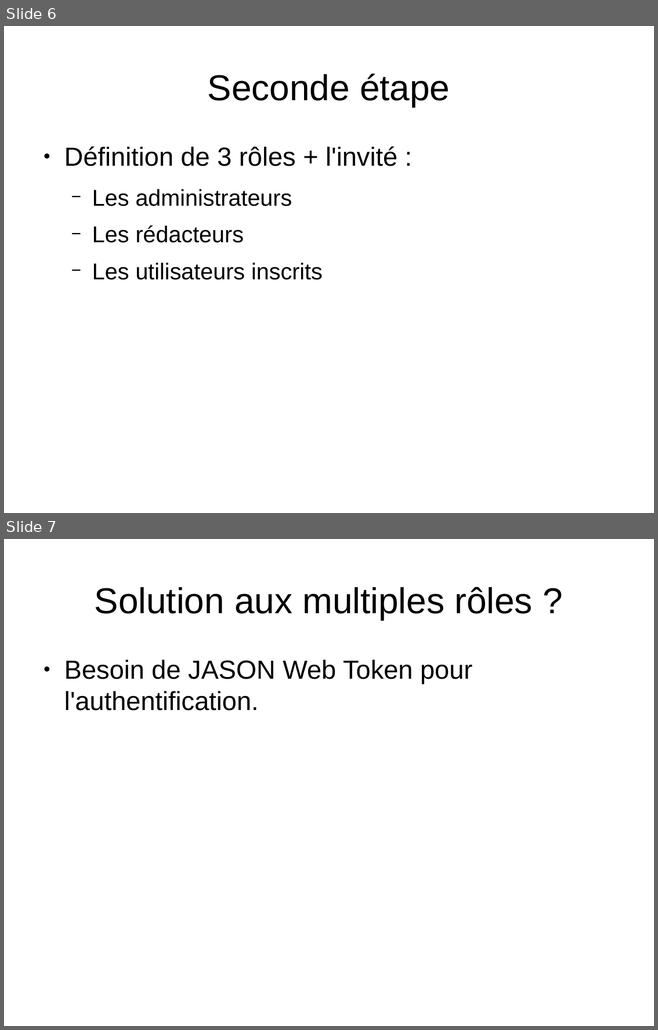
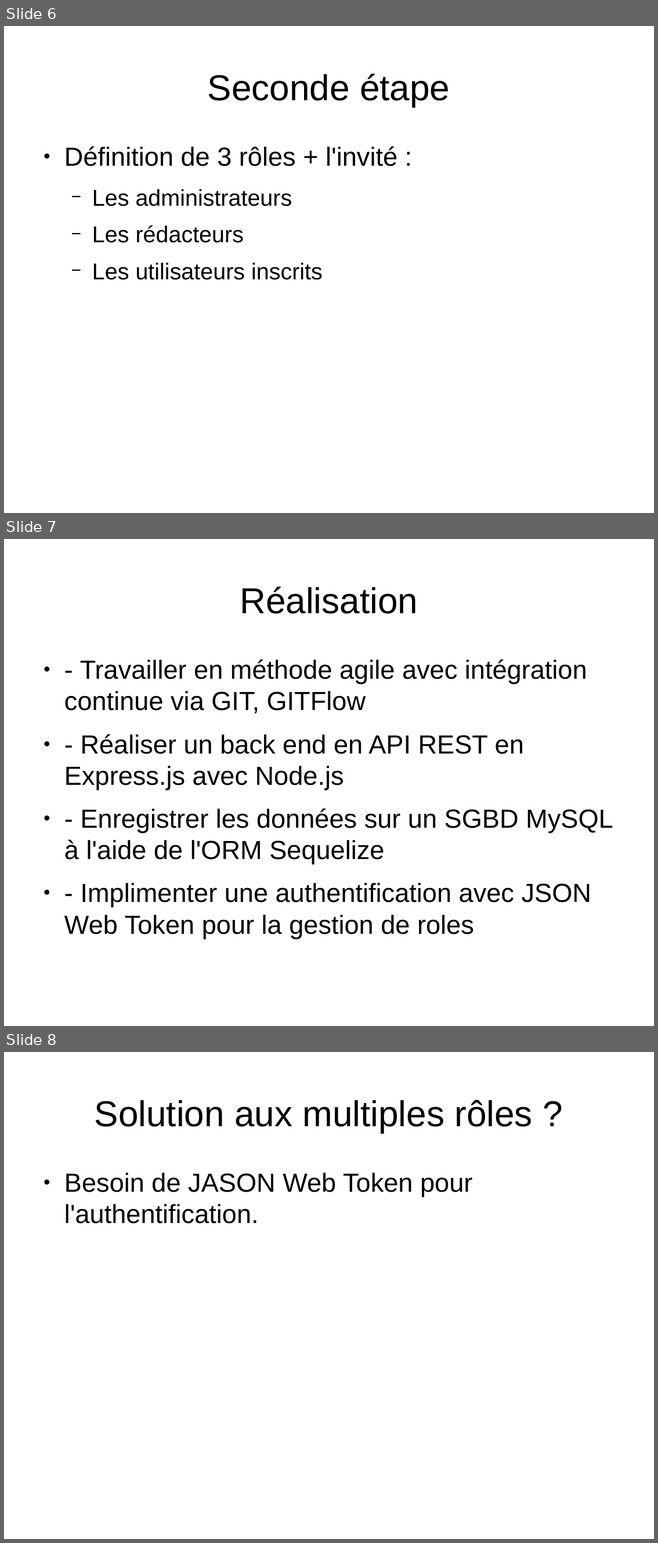
Before and after one commit to Wathil/POECNews, a slide deck: presentation.odp. Shown one above the other, each under a label of ours: slides 6 and 7 before the commit, slides 6, 7 and 8 after it. The pictures are 658x1030 and 658x1543 pixels, drawn with LibreOffice and Linux fonts; fonts in the diff are those of the drawing. Boxes give left, top, right and bottom in pixels: in the first picture for what was removed or moved away, otherwise in the second. Text is boxed around its words. In the diff, an @@ line names an element or a change of style, - is before the commit and + after.

```diff
--- a/presentation.odp
+++ b/presentation.odp
@@ slide 7 added at [4, 539, 654, 1026], background #FFFFFF @@
@@ title added at [239, 587, 418, 614], 44 pt, text #000000 @@
+Réalisation
@@ text added at [64, 659, 613, 939], 32 pt, text #000000 @@
+● - Travailler en méthode agile avec intégration continue via GIT, GITFlow
+● - Réaliser un back end en API REST en Express.js avec Node.js
+● - Enregistrer les données sur un SGBD MySQL à l'aide de l'ORM Sequelize
+● - Implimenter une authentification avec JSON Web Token pour la gestion de roles
@@ what was slide 7 is now slide 8 @@
```
Also in this commit, not shown: 1 slide changed.
